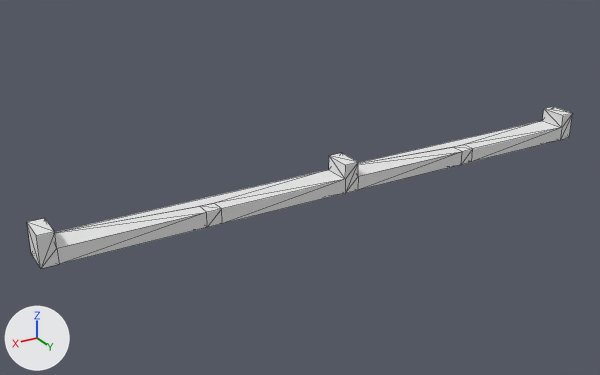
An edit to the OBJ model Assets/CityVoxelPack/Assets/roads/tall/Mesh/road17.obj, drawn before and after from the same camera.
Camera for both pictures: a 50 mm lens placed at (29.0, 42.7, 22.0), pointed at (2.7, -1.2, 0.1). Arrows for +X, +Y and +Z are at lower left; the lights stay in place. Mesh edges are drawn as thin lines. Where no turn or scale is listed for an object, it has been applied to the vertices. Vertices at the same position are counted once.

Names of what the first picture shows: 'road17'.
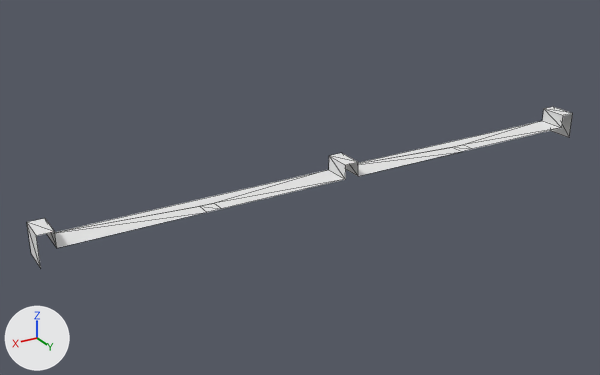
Changed parts and their boxes [x1, y1, x2, y2] in the pictures (600 x 375 px):
'road17', reshaped
    before: [27, 107, 573, 269]
    after: [27, 107, 573, 268]
part 1 of me_road17, deleted
    before: [36, 113, 573, 269]

Edits to the bpy script that builds the scene:
```text
Change me_road17:
    used by ob_road17; location = (0.0, 0.0, 0.0)
    remove me_road17.from_pydata(...)  # 48 vertices, 92 faces; spans x -20.5..20.5, y -1.0..1.0, z 0.0..2.0
    add me_road17.from_pydata(...)  # 32 vertices, 34 faces; spans x -20.5..20.5, y -1.0..1.0, z 0.0..2.0
    me_road17 part 1
    16 vertices are removed from x -19.5..19.5, y -1.0..1.0, z 0.0
    58 faces are deleted
```
